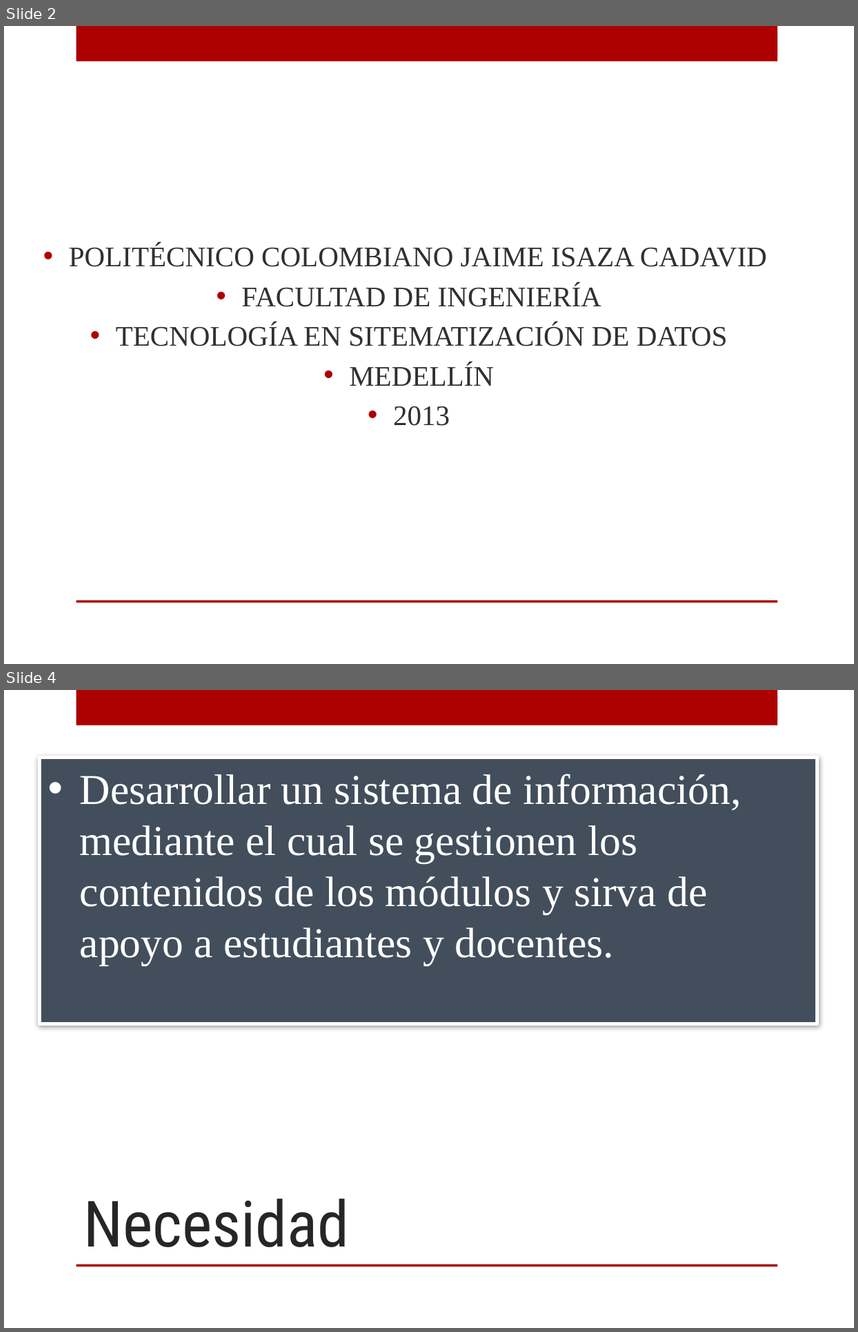
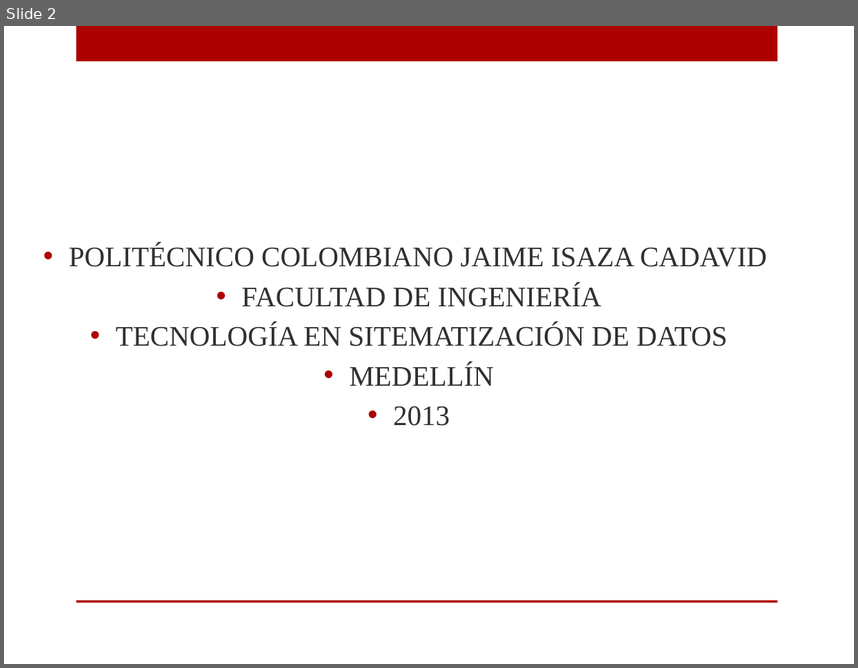
Before and after one commit to OscarMesa/MathForDummies, a slide deck: archivos/documentacion/Presentacion/Presentacion.pptx. Shown one above the other, each under a label of ours: slides 2 and 4 before the commit, slide 2 after it; the slides between them are not shown. The pictures are 858x1332 and 858x668 pixels, drawn with LibreOffice and Linux fonts; fonts in the diff are those of the drawing; background and template pictures are left out. Boxes give left, top, right and bottom in pixels: in the first picture for what was removed or moved away, otherwise in the second. Text is boxed around its words. In the diff, an @@ line names an element or a change of style, - is before the commit and + after.

```diff
--- a/archivos/documentacion/Presentacion/Presentacion.pptx
+++ b/archivos/documentacion/Presentacion/Presentacion.pptx
@@ slide 4 removed at box(4, 690, 854, 1328), background picture (left out); not listed: 2 template elements that a slide beside it also shows @@
@@ rectangle removed at box(40, 757, 818, 1023) @@
-• Desarrollar un sistema de información, mediante el cual se gestionen los contenidos de los módulos y sirva de apoyo a estudiantes y docentes.
@@ title removed at box(83, 1198, 349, 1247) @@
-Necesidad
```
Also in this commit, not shown: 4 slides changed, 2 slides added, 1 other slide removed.
